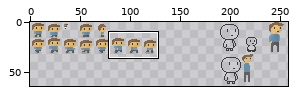
A sprite sheet gets an edit: assets/player.png. Above: a wide view before the commit, with the close-up outlined.
Close-up. Before:
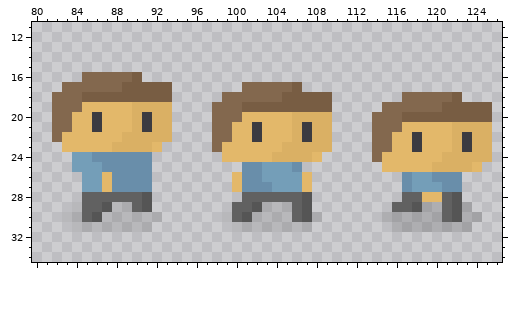
The file is 320x64 pixels. Colours within 5 levels of each other are drawn and written as one. Shown: x 80..126, y 11..34. The wide view leaves out empty margins.
And afterwards:
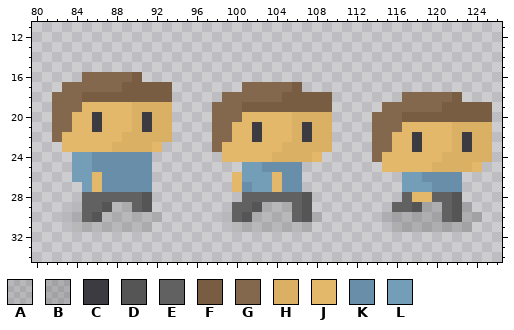
Palette (. is transparent): A #0000001a  B #00000026  C #3b3b41  D #555555  E #616161  F #785d43  G #83684e  H #dab064  J #e3b86a  K #698eaa  L #749eb8
The author wrote: Touch up walking animation arms
Difference:
The edit turns colour J into colour E in row 28 at x 120.
The edit turns colour E into colour J in row 28 at x 118.
The edit turns colour L into colour J in rows 26 to 27 at x 86 and 104.
The edit turns colour J into colour K in rows 26 to 27 at x 87.
The edit turns colour L into colour K in row 25 at x 86 and 103 to 105; in row 26 at x 105 to 106 and 119; in row 27 at x 105 to 106 and 120.
There is now colour L in row 26 at x 84.
The edit turns colour K into colour L in row 25 at x 101 to 102; in row 26 at x 101 to 102 and 117; in row 27 at x 102 to 103 and 117.
Colour J is gone in rows 26 to 27 at x 107.
